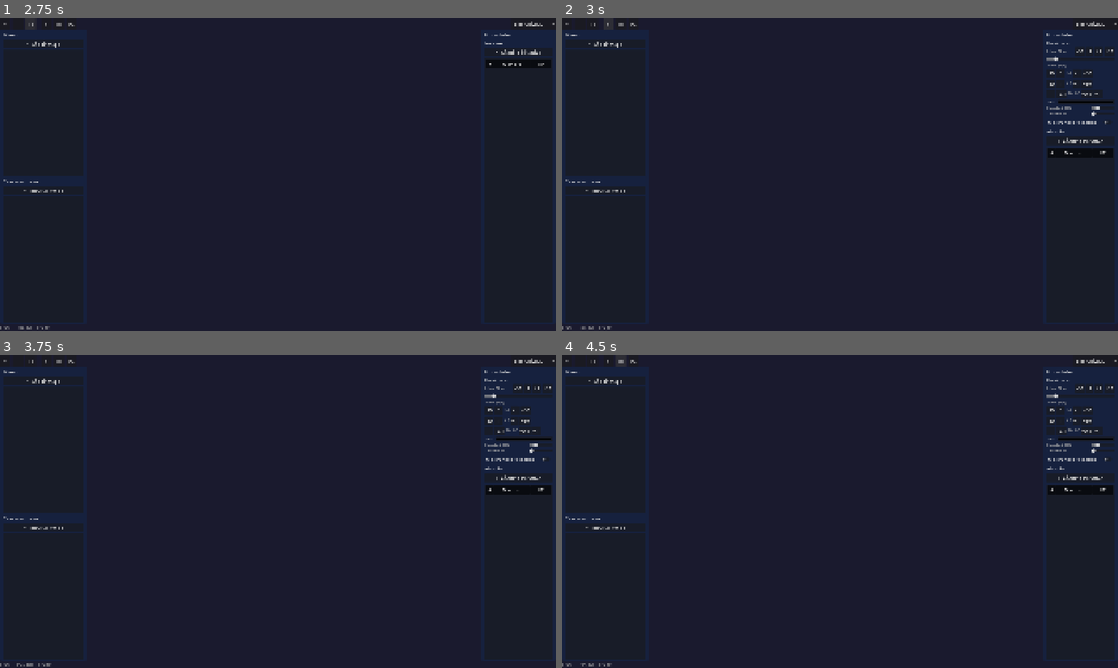
Above: before the commit, frames 1-4 (two rows, left to right).
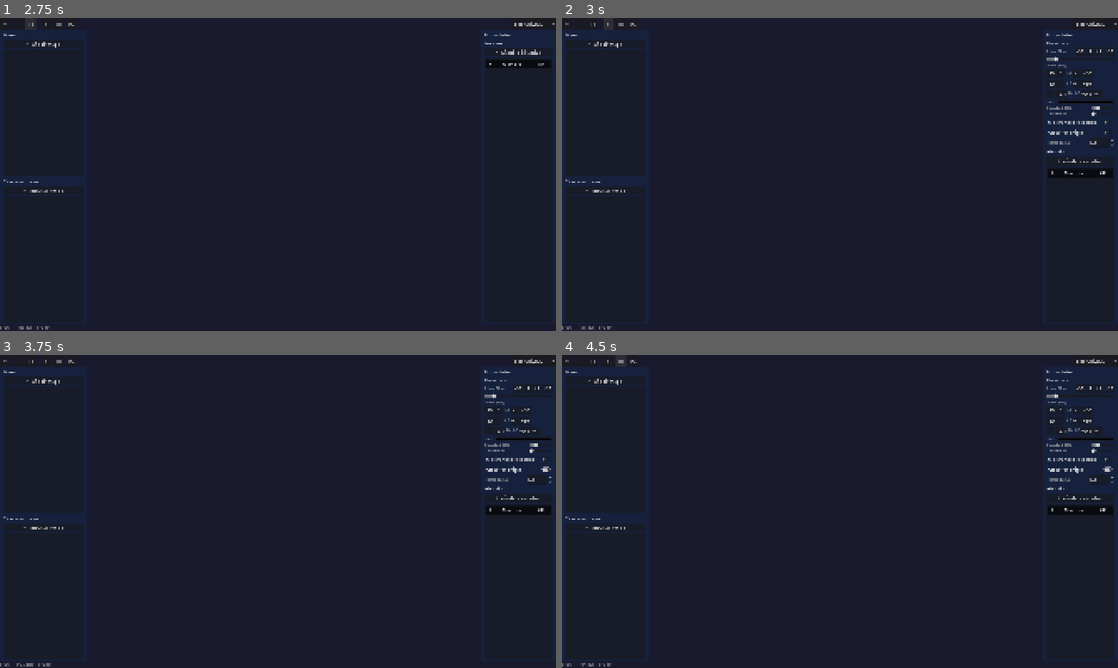
Above: after the commit, the same moments.

Repository: DEVizzent/BattleMapToolkit
Game: Godot game, scene res://scenes/ui/dm_window.tscn
Same seed, same stepped clock (60 frames per second), same inputs: the game is played once before the commit and once after it. This scene is started directly instead of the project's main scene.
Inputs (mouse positions are in pixels of both pictures, inside the frame that each line leads up to):
- Up to frame 1 (2.75 s): click "+" at 0.5 s; click "-" at 1.25 s; click "[ ]" at 2 s
- Up to frame 2 (3 s): click "#" at 2.75 s
- Up to frame 3 (3.75 s): click (517, 470) at 3.5 s, where only the run after the commit has a clickable "Arrastrar origen"
- Up to frame 4 (4.5 s): click "M" at 4.25 s

Frame 1 is identical in both runs. In frame 2, 0.6% of the frame differs, in the area x 87-100%, y 35-50%; in frame 3, 0.6%; in frame 4, 0.6%.

Commit message:
feat(fase5): arrastrar origen del grid + cell_size_ft configurable
5.9: CheckButton 'Arrastrar origen' en GridPanel → left-drag mueve el grid origin
5.12: SpinBox 'Pies/celda' en GridPanel → GameState.feet_per_cell configurable

4 tests nuevos: grid_drag_btn_exists, feet_per_cell default/changes/label

Diff:
--- a/scenes/ui/dm_window.tscn
+++ b/scenes/ui/dm_window.tscn
@@ -544,6 +544,31 @@
 layout_mode = 2
 text = "Mostrar coordenadas"
 
+[node name="GridDragBtn" type="CheckButton" parent="MainVBox/ContentHBox/RightPanel/RightVBox/GridPanel"]
+unique_name_in_owner = true
+layout_mode = 2
+text = "Arrastrar origen"
+
+[node name="FeetPerCellHBox" type="HBoxContainer" parent="MainVBox/ContentHBox/RightPanel/RightVBox/GridPanel"]
+layout_mode = 2
+
+[node name="FeetPerCellLabel" type="Label" parent="MainVBox/ContentHBox/RightPanel/RightVBox/GridPanel/FeetPerCellHBox"]
+unique_name_in_owner = true
+layout_mode = 2
+text = "Pies/celda: 5.0"
+theme_override_colors/font_color = Color(0.667, 0.667, 0.667, 1)
+theme_override_font_sizes/font_size = 12
+size_flags_horizontal = 3
+
+[node name="FeetPerCellSpin" type="SpinBox" parent="MainVBox/ContentHBox/RightPanel/RightVBox/GridPanel/FeetPerCellHBox"]
+unique_name_in_owner = true
+layout_mode = 2
+min_value = 0.5
+max_value = 100.0
+step = 0.5
+value = 5.0
+custom_minimum_size = Vector2(80, 0)
+
 [node name="InitiativeTitle" type="Label" parent="MainVBox/ContentHBox/RightPanel/RightVBox"]
 unique_name_in_owner = true
 layout_mode = 2
--- a/scripts/ui/dm_window.gd
+++ b/scripts/ui/dm_window.gd
@@ -77,6 +77,10 @@
 @onready var rotation_inc01: Button = %RotationInc01
 @onready var rotation_inc1: Button = %RotationInc1
 
+@onready var grid_drag_btn: CheckButton = %GridDragBtn
+@onready var feet_per_cell_label: Label = %FeetPerCellLabel
+@onready var feet_per_cell_spin: SpinBox = %FeetPerCellSpin
+
 @onready var status_bar: HBoxContainer = %StatusBar
 @onready var zoom_label: Label = %ZoomLabel
 @onready var coords_label: Label = %CoordsLabel
@@ -92,6 +96,9 @@
 var _drag_offset: Vector2 = Vector2.ZERO
 var _drag_start_pos: Vector2 = Vector2.ZERO
 var _drag_start_positions: Dictionary = {}
+var _dragging_grid_origin: bool = false
+var _grid_drag_start_mouse: Vector2 = Vector2.ZERO
+var _grid_drag_start_origin: Vector2 = Vector2.ZERO
 var _player_window: Window
 
 const PlayerWindowScene := preload("res://scenes/player/player_window.tscn")
@@ -126,6 +133,10 @@
 			if _dragging_token:
 				_stop_dragging()
 				return
+			if _dragging_grid_origin:
+				_dragging_grid_origin = false
+				Input.set_default_cursor_shape(Input.CURSOR_ARROW)
+				return
 
 	if _is_mouse_over_viewport():
 		var viewport_scale: Vector2 = Vector2(viewport_node.size) / Vector2(map_viewport.size)
@@ -142,7 +153,14 @@
 				else:
 					_panning = false
 			elif event.button_index == MOUSE_BUTTON_LEFT and event.pressed:
-				_try_select_token()
+				if grid_drag_btn.button_pressed:
+					var gd := GameState.get_current_grid()
+					_dragging_grid_origin = true
+					_grid_drag_start_mouse = Vector2(event.global_position)
+					_grid_drag_start_origin = gd.origin
+					Input.set_default_cursor_shape(Input.CURSOR_MOVE)
+				else:
+					_try_select_token()
 			elif event.button_index == MOUSE_BUTTON_RIGHT and event.pressed:
 				_try_token_context_menu()
 		if event is InputEventMouseMotion:
@@ -150,6 +168,15 @@
 				var cur_pos: Vector2 = _get_viewport_mouse_pos() * viewport_scale
 				var delta: Vector2 = cur_pos - _pan_start
 				map_root.position = _pan_root_start + delta
+			elif _dragging_grid_origin:
+				var gd := GameState.get_current_grid()
+				var delta: Vector2 = Vector2(event.global_position) - _grid_drag_start_mouse
+				var scale: float = map_root.scale.x
+				gd.origin = _grid_drag_start_origin + delta / scale
+				grid_origin_label.text = "Offset: (%d, %d)" % [int(gd.origin.x), int(gd.origin.y)]
+				grid_origin_x_label.text = "X: %d" % int(gd.origin.x)
+				grid_origin_y_label.text = "Y: %d" % int(gd.origin.y)
+				_refresh_grid()
 			elif _dragging_token and _selected_token:
 				_update_drag_position()
 			elif _selected_token and not _dragging_token and Input.is_key_pressed(KEY_CTRL):
@@ -293,6 +320,7 @@
 	rotation_dec01.pressed.connect(func(): _adjust_rotation(-0.1))
 	rotation_inc01.pressed.connect(func(): _adjust_rotation(0.1))
 	rotation_inc1.pressed.connect(func(): _adjust_rotation(1.0))
+	feet_per_cell_spin.value_changed.connect(_on_feet_per_cell_changed)
 
 
 func _apply_grid_panel_values(gd: Resource) -> void:
@@ -309,6 +337,8 @@
 	grid_origin_y_label.text = "Y: %d" % int(gd.origin.y)
 	grid_rotation_label.text = "Rot: %.1f" % gd.rotation_degrees
 	grid_layer.rotation_degrees = gd.rotation_degrees
+	feet_per_cell_spin.set_value_no_signal(GameState.feet_per_cell)
+	feet_per_cell_label.text = "Pies/celda: %.1f" % GameState.feet_per_cell
 
 
 func _on_grid_cell_size_slider(value: float) -> void:
@@ -350,6 +380,11 @@
 	var gd := GameState.get_current_grid()
 	gd.show_coords = on
 	_refresh_grid()
+
+
+func _on_feet_per_cell_changed(value: float) -> void:
+	GameState.feet_per_cell = value
+	feet_per_cell_label.text = "Pies/celda: %.1f" % value
 
 
 func _adjust_origin_x(delta: float) -> void:
--- a/test/test_grid/test_grid_integration.gd
+++ b/test/test_grid/test_grid_integration.gd
@@ -285,3 +285,28 @@
 	assert_string_contains(_dm.grid_rotation_label.text, "Rot: 1.5")
 	_dm._adjust_rotation(-3.0)
 	assert_string_contains(_dm.grid_rotation_label.text, "Rot: -1.5")
+
+
+func test_grid_drag_btn_exists() -> void:
+	_dm._on_grid_toggle_pressed()
+	assert_not_null(_dm.grid_drag_btn)
+	assert_false(_dm.grid_drag_btn.button_pressed)
+
+
+func test_feet_per_cell_default() -> void:
+	_dm._on_grid_toggle_pressed()
+	assert_eq(_dm.feet_per_cell_spin.value, 5.0)
+	assert_eq(GameState.feet_per_cell, 5.0)
+
+
+func test_feet_per_cell_changes() -> void:
+	_dm._on_grid_toggle_pressed()
+	_dm.feet_per_cell_spin.value = 10.0
+	_dm._on_feet_per_cell_changed(10.0)
+	assert_eq(GameState.feet_per_cell, 10.0)
+
+
+func test_feet_per_cell_label_updates() -> void:
+	_dm._on_grid_toggle_pressed()
+	_dm._on_feet_per_cell_changed(2.5)
+	assert_string_contains(_dm.feet_per_cell_label.text, "2.5")
